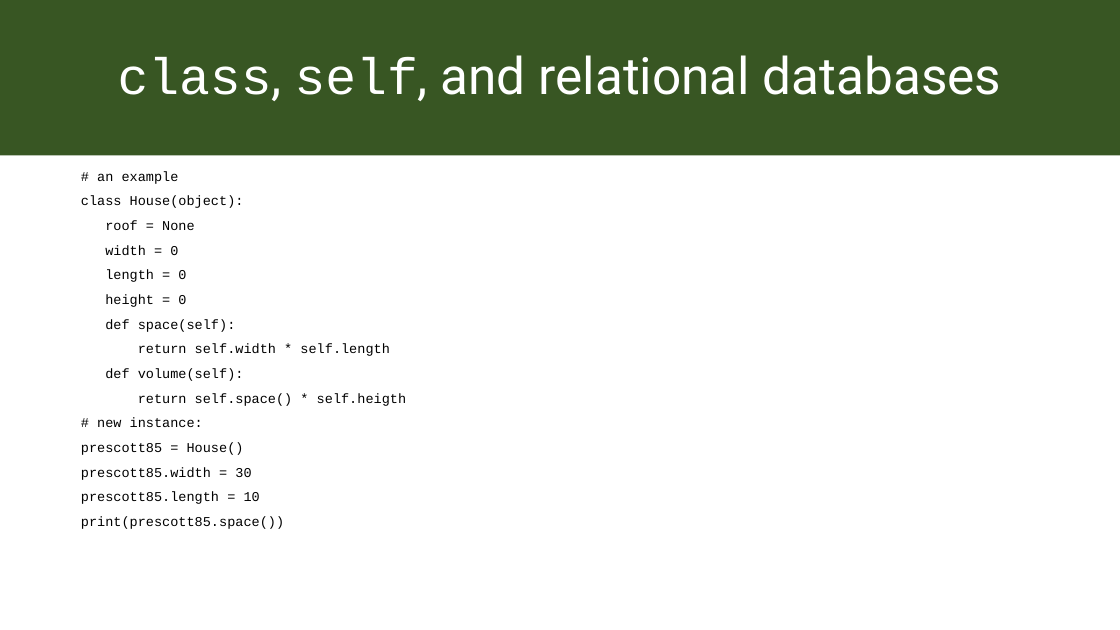
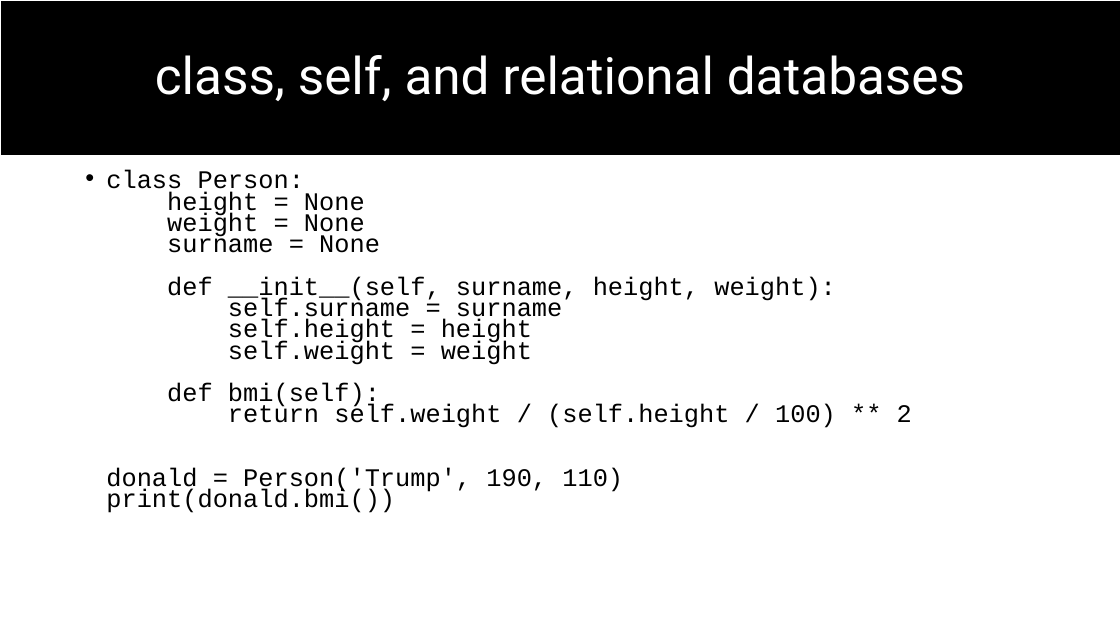
Before and after one commit to chapkovski/uncertainty-summer-school, a slide deck: slide 11 of presentations/frankfurt_python_intro.pptx (slide 14 before the commit). Drawn at 1120x630 pixels with LibreOffice and Linux fonts; fonts in the diff are those of the drawing. Boxes give left, top, right and bottom in pixels: in the first picture for what was removed or moved away, otherwise in the second. Text is boxed around its words. In the diff, an @@ line names an element or a change of style, - is before the commit and + after.

```diff
--- a/presentations/frankfurt_python_intro.pptx
+++ b/presentations/frankfurt_python_intro.pptx
@@ title "class, self, and relational databases" at [0, 0, 1120, 155]: font Courier New to Roboto in "class, self,"; indent changed; fill #385723 to none; outline none to #FFFFFF 1.5 pt @@
@@ rectangle added at [1, 1, 1120, 156], fill #000000, outline #FFFFFF 1.5 pt @@
@@ text at [106, 170, 912, 513]: text changed; size 11.6 to 21.7 pt @@
-# an example
-class House(object):
-roof = None
-width = 0
-length = 0
-height = 0
-def space(self):
-return self.width * self.length
-def volume(self):
-return self.space() * self.heigth
-# new instance:
-prescott85 = House()
-prescott85.width = 30
-prescott85.length = 10
-print(prescott85.space())
+• class Person:
+  height = None
+  weight = None
+  surname = None
+  def __init__(self, surname, height, weight):
+  self.surname = surname
+  self.height = height
+  self.weight = weight
+  def bmi(self):
+  return self.weight / (self.height / 100) ** 2
+  donald = Person('Trump', 190, 110)
+  print(donald.bmi())
```
Also in this commit, not shown: 3 slides removed, 11 other files.
